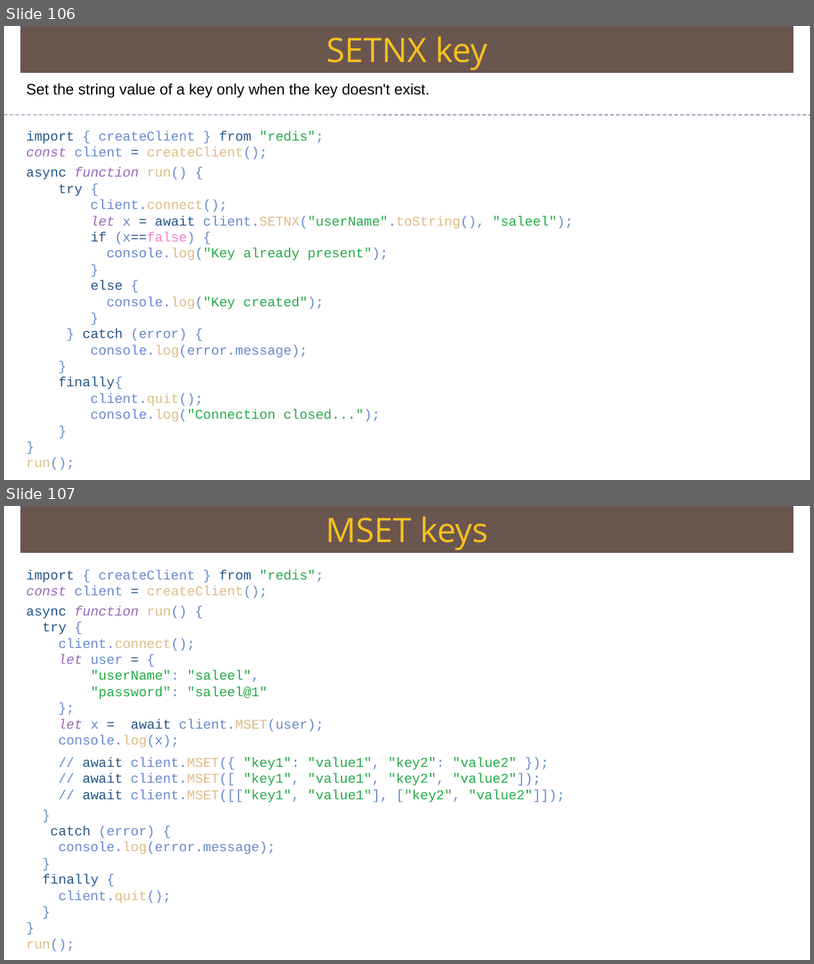
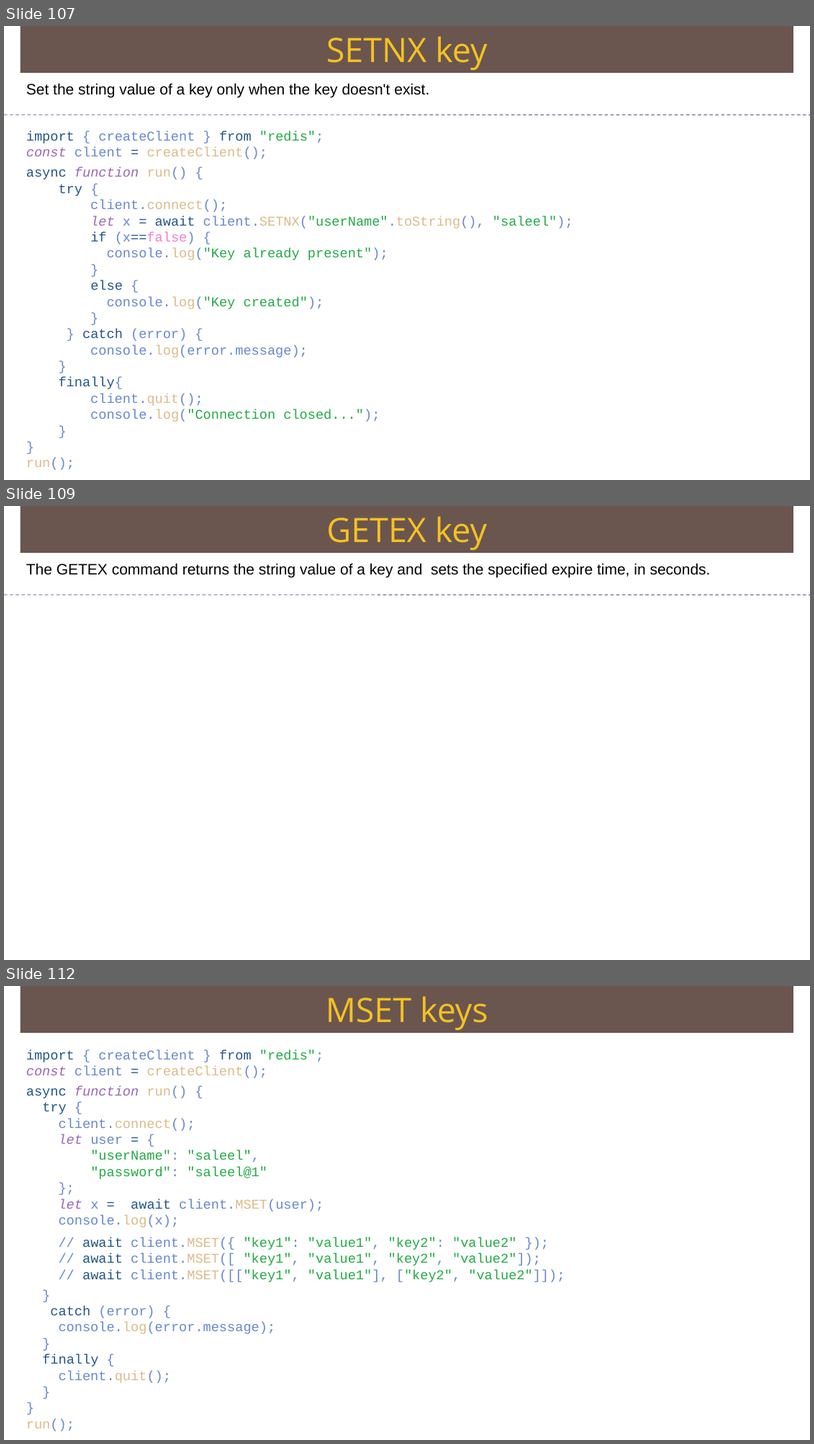
Before and after one commit to Saleel-Bagde/PPT-s, a slide deck: redis Ver2.pptx. Shown one above the other, each under a label of ours: slides 106 and 107 before the commit, slides 107, 109 and 112 after it; the slides between them are not shown. The pictures are 814x964 and 814x1444 pixels, drawn with LibreOffice and Linux fonts; fonts in the diff are those of the drawing. Boxes give left, top, right and bottom in pixels: in the first picture for what was removed or moved away, otherwise in the second. Text is boxed around its words. In the diff, an @@ line names an element or a change of style, - is before the commit and + after.

```diff
--- a/redis Ver2.pptx
+++ b/redis Ver2.pptx
@@ slide 109 added at [4, 506, 810, 960], background #FFFFFF @@
@@ rectangle added at [21, 506, 794, 553], fill #6A5650, 40 pt, text #F7C120 @@
+GETEX key
@@ text added at [26, 563, 711, 577], 18 pt, text #000000 @@
+The GETEX command returns the string value of a key and sets the specified expire time, in seconds.
@@ line added from (4, 595) to (810, 595), #6E78A0 0.99 pt dashed @@
@@ what was slide 106 is now slide 107 @@
@@ what was slide 107 is now slide 112 @@
```
Also in this commit, not shown: 6 other slides added, 2 slides removed.
